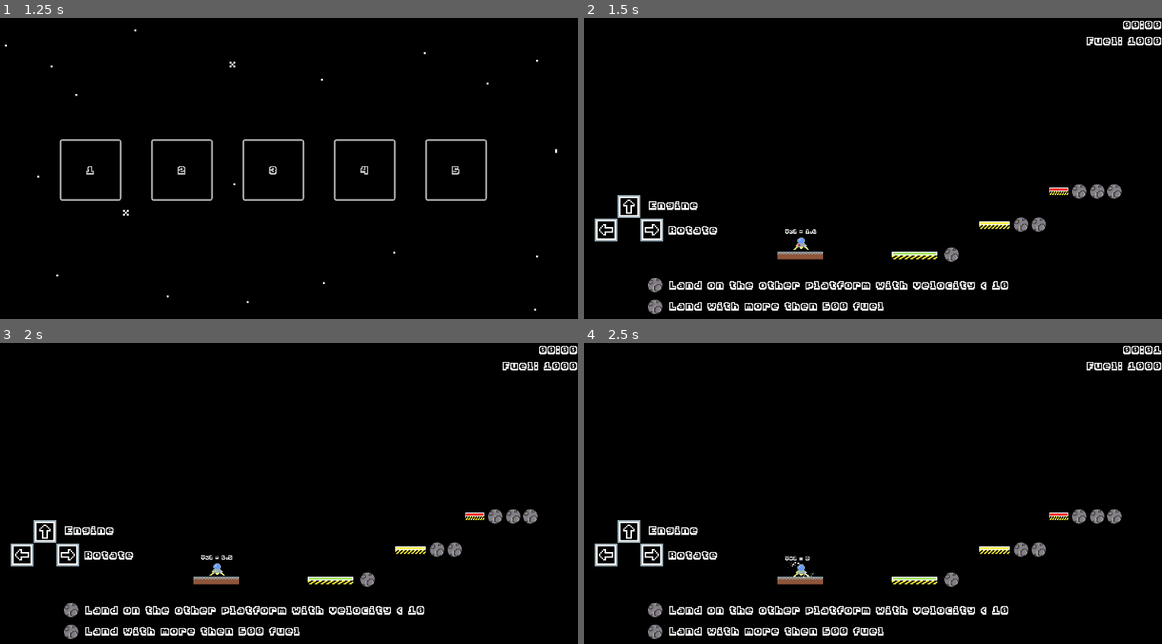
Above: before the commit, frames 1-4 (two rows, left to right).
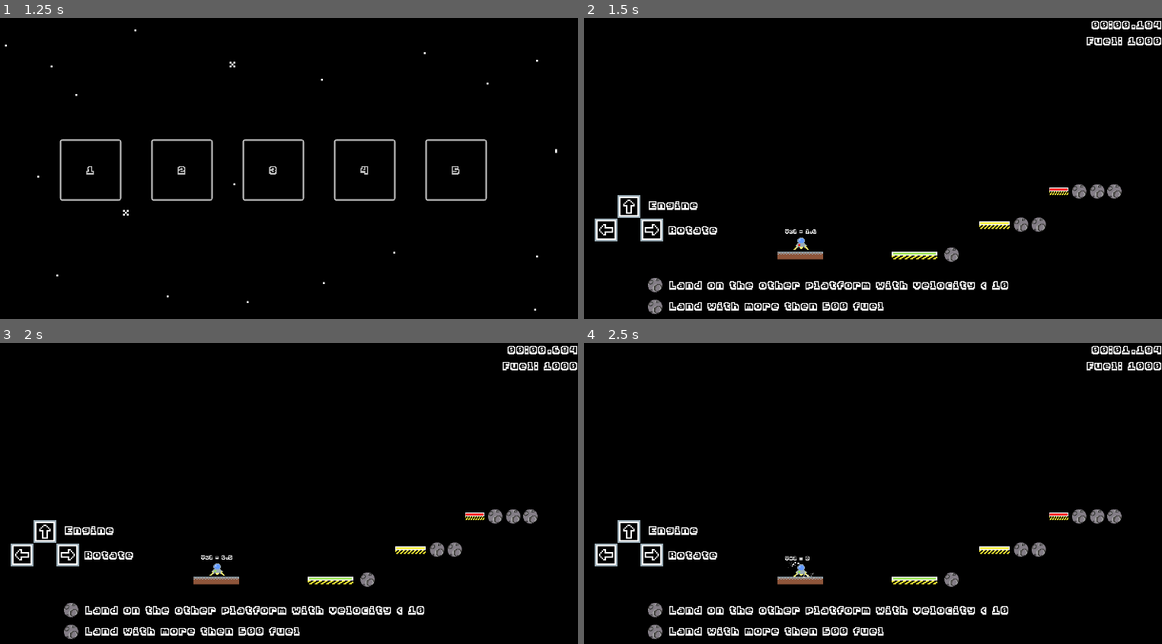
Above: after the commit, the same moments.

Repository: JestemStefan/GWJ_48_Moon_Lander
Game: Godot game, scene res://scenes/menu/MainMenu.tscn
Two runs of this game, one before a commit and one after it. Both use one fixed random seed, a clock stepped at 60 frames per second and the inputs below. Sound files missing from this copy of the repository are replaced by a short silence.
Inputs (mouse positions are in pixels of both pictures, inside the frame that each line leads up to):
- Up to frame 1 (1.25 s): click "Start" at 0.5 s
- Up to frame 2 (1.5 s): click "1" at 1.25 s
- Up to frame 3 (2 s): no input
- Up to frame 4 (2.5 s): move the mouse to (988, 478) at 2.02 s; hold Right (ui_right) from 2.03 s (still down)

Frame 1 is identical in both runs. In frame 2, 0.2% of the frame differs, in the area x 87-100%, y 1-4%; in frame 3, 0.2%; in frame 4, 0.2%.

Commit message:
Stars tooltip

Diff:
--- a/scenes/UI/WinnerScreen.tscn
+++ b/scenes/UI/WinnerScreen.tscn
@@ -1,10 +1,15 @@
-[gd_scene load_steps=6 format=2]
+[gd_scene load_steps=8 format=2]
 
 [ext_resource path="res://art/moon_empty_star.png" type="Texture" id=1]
 [ext_resource path="res://art/themes/MainTheme.tres" type="Theme" id=2]
 [ext_resource path="res://src/ui/WinnerScreen.gd" type="Script" id=3]
 [ext_resource path="res://sound/sfx/Menu1_SelectA.wav" type="AudioStream" id=4]
 [ext_resource path="res://sound/sfx/Menu1_NavA.wav" type="AudioStream" id=5]
+[ext_resource path="res://art/moon_full_star.png" type="Texture" id=6]
+
+[sub_resource type="StyleBoxFlat" id=1]
+bg_color = Color( 0.235294, 0.235294, 0.235294, 1 )
+shadow_size = 10
 
 [node name="WinnerScreen" type="Control"]
 anchor_left = 0.5
@@ -52,41 +57,41 @@
 margin_bottom = 28.0
 align = 1
 
-[node name="HBoxContainer" type="HBoxContainer" parent="Panel/CenterContainer/VBoxContainer"]
+[node name="StarContainer" type="HBoxContainer" parent="Panel/CenterContainer/VBoxContainer"]
 margin_top = 43.0
 margin_right = 366.0
 margin_bottom = 75.0
 alignment = 1
 
-[node name="Star1" type="TextureRect" parent="Panel/CenterContainer/VBoxContainer/HBoxContainer"]
+[node name="Star1" type="TextureRect" parent="Panel/CenterContainer/VBoxContainer/StarContainer"]
 margin_left = 95.0
 margin_right = 127.0
 margin_bottom = 32.0
 rect_pivot_offset = Vector2( 16, 16 )
 texture = ExtResource( 1 )
 
-[node name="Star2" type="TextureRect" parent="Panel/CenterContainer/VBoxContainer/HBoxContainer"]
+[node name="Star2" type="TextureRect" parent="Panel/CenterContainer/VBoxContainer/StarContainer"]
 margin_left = 131.0
 margin_right = 163.0
 margin_bottom = 32.0
 rect_pivot_offset = Vector2( 16, 16 )
 texture = ExtResource( 1 )
 
-[node name="Star3" type="TextureRect" parent="Panel/CenterContainer/VBoxContainer/HBoxContainer"]
+[node name="Star3" type="TextureRect" parent="Panel/CenterContainer/VBoxContainer/StarContainer"]
 margin_left = 167.0
 margin_right = 199.0
 margin_bottom = 32.0
 rect_pivot_offset = Vector2( 16, 16 )
 texture = ExtResource( 1 )
 
-[node name="Star4" type="TextureRect" parent="Panel/CenterContainer/VBoxContainer/HBoxContainer"]
+[node name="Star4" type="TextureRect" parent="Panel/CenterContainer/VBoxContainer/StarContainer"]
 margin_left = 203.0
 margin_right = 235.0
 margin_bottom = 32.0
 rect_pivot_offset = Vector2( 16, 16 )
 texture = ExtResource( 1 )
 
-[node name="Star5" type="TextureRect" parent="Panel/CenterContainer/VBoxContainer/HBoxContainer"]
+[node name="Star5" type="TextureRect" parent="Panel/CenterContainer/VBoxContainer/StarContainer"]
 margin_left = 239.0
 margin_right = 271.0
 margin_bottom = 32.0
@@ -115,6 +120,135 @@
 [node name="ClickSFX" type="AudioStreamPlayer" parent="."]
 stream = ExtResource( 4 )
 
+[node name="StarPopupPanel" type="Panel" parent="."]
+visible = false
+margin_left = 322.0
+margin_top = 101.0
+margin_right = 710.0
+margin_bottom = 101.0
+size_flags_horizontal = 3
+size_flags_vertical = 3
+custom_styles/panel = SubResource( 1 )
+
+[node name="StarPopupContainer" type="CenterContainer" parent="StarPopupPanel"]
+margin_right = 394.0
+margin_bottom = 74.0
+size_flags_horizontal = 3
+size_flags_vertical = 3
+
+[node name="VBoxContainer" type="VBoxContainer" parent="StarPopupPanel/StarPopupContainer"]
+margin_left = 197.0
+margin_top = 37.0
+margin_right = 197.0
+margin_bottom = 37.0
+
+[node name="EasyTarget" type="HBoxContainer" parent="StarPopupPanel/StarPopupContainer/VBoxContainer"]
+visible = false
+margin_right = 394.0
+margin_bottom = 32.0
+
+[node name="TextureRect" type="TextureRect" parent="StarPopupPanel/StarPopupContainer/VBoxContainer/EasyTarget"]
+margin_right = 32.0
+margin_bottom = 32.0
+texture = ExtResource( 6 )
+
+[node name="Label" type="Label" parent="StarPopupPanel/StarPopupContainer/VBoxContainer/EasyTarget"]
+margin_left = 36.0
+margin_top = 2.0
+margin_right = 394.0
+margin_bottom = 30.0
+text = "Landed on easy target "
+
+[node name="MediumTarget" type="HBoxContainer" parent="StarPopupPanel/StarPopupContainer/VBoxContainer"]
+visible = false
+margin_right = 466.0
+margin_bottom = 32.0
+
+[node name="TextureRect" type="TextureRect" parent="StarPopupPanel/StarPopupContainer/VBoxContainer/MediumTarget"]
+margin_right = 32.0
+margin_bottom = 32.0
+texture = ExtResource( 6 )
+
+[node name="TextureRect2" type="TextureRect" parent="StarPopupPanel/StarPopupContainer/VBoxContainer/MediumTarget"]
+margin_left = 36.0
+margin_right = 68.0
+margin_bottom = 32.0
+texture = ExtResource( 6 )
+
+[node name="Label" type="Label" parent="StarPopupPanel/StarPopupContainer/VBoxContainer/MediumTarget"]
+margin_left = 72.0
+margin_top = 2.0
+margin_right = 466.0
+margin_bottom = 30.0
+text = "Landed on medium target "
+
+[node name="HardTarget" type="HBoxContainer" parent="StarPopupPanel/StarPopupContainer/VBoxContainer"]
+visible = false
+margin_right = 466.0
+margin_bottom = 32.0
+
+[node name="TextureRect" type="TextureRect" parent="StarPopupPanel/StarPopupContainer/VBoxContainer/HardTarget"]
+margin_right = 32.0
+margin_bottom = 32.0
+texture = ExtResource( 6 )
+
+[node name="TextureRect3" type="TextureRect" parent="StarPopupPanel/StarPopupContainer/VBoxContainer/HardTarget"]
+margin_left = 36.0
+margin_right = 68.0
+margin_bottom = 32.0
+texture = ExtResource( 6 )
+
+[node name="TextureRect2" type="TextureRect" parent="StarPopupPanel/StarPopupContainer/VBoxContainer/HardTarget"]
+margin_left = 72.0
+margin_right = 104.0
+margin_bottom = 32.0
+texture = ExtResource( 6 )
+
+[node name="Label" type="Label" parent="StarPopupPanel/StarPopupContainer/VBoxContainer/HardTarget"]
+margin_left = 108.0
+margin_top = 2.0
+margin_right = 466.0
+margin_bottom = 30.0
+text = "Landed on hard target "
+
+[node name="Fuel" type="HBoxContainer" parent="StarPopupPanel/StarPopupContainer/VBoxContainer"]
+visible = false
+margin_top = 36.0
+margin_right = 394.0
+margin_bottom = 68.0
+
+[node name="TextureRect" type="TextureRect" parent="StarPopupPanel/StarPopupContainer/VBoxContainer/Fuel"]
+margin_right = 32.0
+margin_bottom = 32.0
+texture = ExtResource( 6 )
+
+[node name="Label" type="Label" parent="StarPopupPanel/StarPopupContainer/VBoxContainer/Fuel"]
+margin_left = 36.0
+margin_top = 2.0
+margin_right = 270.0
+margin_bottom = 30.0
+text = "Fuel >500"
+
+[node name="Velocity" type="HBoxContainer" parent="StarPopupPanel/StarPopupContainer/VBoxContainer"]
+visible = false
+margin_top = 72.0
+margin_right = 394.0
+margin_bottom = 104.0
+
+[node name="TextureRect" type="TextureRect" parent="StarPopupPanel/StarPopupContainer/VBoxContainer/Velocity"]
+margin_right = 32.0
+margin_bottom = 32.0
+texture = ExtResource( 6 )
+
+[node name="Label" type="Label" parent="StarPopupPanel/StarPopupContainer/VBoxContainer/Velocity"]
+margin_left = 36.0
+margin_top = 2.0
+margin_right = 358.0
+margin_bottom = 30.0
+text = "Landing velocity <10"
+
+[connection signal="mouse_entered" from="Panel/CenterContainer/VBoxContainer/StarContainer" to="." method="onStarContainerMouseEntered"]
+[connection signal="mouse_exited" from="Panel/CenterContainer/VBoxContainer/StarContainer" to="." method="onStarContainerMouseExited"]
 [connection signal="mouse_entered" from="Panel/CenterContainer/VBoxContainer/BackToLevelSelect" to="." method="onBackToLevelSelectMouseEntered"]
 [connection signal="pressed" from="Panel/CenterContainer/VBoxContainer/BackToLevelSelect" to="." method="onBackToLevelSelectButtonPressed"]
 [connection signal="mouse_entered" from="Panel/CenterContainer/VBoxContainer/Restart" to="." method="onRestartMouseEntered"]
--- a/src/globals/GameManager.gd
+++ b/src/globals/GameManager.gd
@@ -18,22 +18,19 @@
 
 func landing(landing_velocity: float, landing_stars: int):
 	if landing_velocity <= 10:
-		self.goodLanding(landing_stars + 1)
+		self.goodLanding(landing_stars, true)
 
 	elif landing_velocity < 25:
-		self.goodLanding(landing_stars)
+		self.goodLanding(landing_stars, false)
 
 	else:
 		self.failure_landing()
 
-func goodLanding(baseScore: int) -> void:
-	var score = baseScore
-
-	if lastFuel >= minimumFuel:
-		score += 1
+func goodLanding(landing_stars: int, velocity_low: bool) -> void:
+	var enough_fuel = lastFuel >= minimumFuel
 
 	self._create_confetti()
-	emit_signal("wonLevel", score)
+	emit_signal("wonLevel", landing_stars, velocity_low, enough_fuel, lastTime)
 
 func failure_landing():
 	self.create_explosion()
--- a/src/ui/Counter.gd
+++ b/src/ui/Counter.gd
@@ -17,13 +17,14 @@
 
 func _process(_delta: float) -> void:
 	var ticks = OS.get_ticks_msec() - _startTicks
+	GameManager.lastTime = ticks;
+
 	var secs = ticks / 1000;
 	var mins = secs / 60;
+	secs = secs % 60;
+	ticks = ticks % 1000;
 
-	GameManager.lastTime = secs;
-
-	secs = secs % 60;
-	_timeLabel.text = String(mins).pad_zeros(2) + ":" + String(secs).pad_zeros(2)
+	_timeLabel.text = String(mins).pad_zeros(2) + ":" + String(secs).pad_zeros(2) + "." + String(ticks).pad_zeros(3)
 
 func decreaseFuel() -> void:
 	if _currentFuel <= 0:
--- a/src/ui/WinnerScreen.gd
+++ b/src/ui/WinnerScreen.gd
@@ -1,11 +1,11 @@
 extends Control
 
 onready var stars := [
-	$Panel/CenterContainer/VBoxContainer/HBoxContainer/Star1,
-	$Panel/CenterContainer/VBoxContainer/HBoxContainer/Star2,
-	$Panel/CenterContainer/VBoxContainer/HBoxContainer/Star3,
-	$Panel/CenterContainer/VBoxContainer/HBoxContainer/Star4,
-	$Panel/CenterContainer/VBoxContainer/HBoxContainer/Star5,
+	$Panel/CenterContainer/VBoxContainer/StarContainer/Star1,
+	$Panel/CenterContainer/VBoxContainer/StarContainer/Star2,
+	$Panel/CenterContainer/VBoxContainer/StarContainer/Star3,
+	$Panel/CenterContainer/VBoxContainer/StarContainer/Star4,
+	$Panel/CenterContainer/VBoxContainer/StarContainer/Star5,
 ]
 
 onready var fullTexture := preload("res://art/moon_full_star.png")
@@ -13,17 +13,43 @@
 onready var failureLabel: Label = $Panel/CenterContainer/VBoxContainer/FailureLabel
 onready var timeLabel: Label = $Panel/CenterContainer/VBoxContainer/TimeLabel
 
+onready var popup: Panel = $StarPopupPanel
+onready var popupContainer: Control = $StarPopupPanel/StarPopupContainer
+onready var popupEasyTarget: HBoxContainer = $StarPopupPanel/StarPopupContainer/VBoxContainer/EasyTarget
+onready var popupMediumTarget: HBoxContainer = $StarPopupPanel/StarPopupContainer/VBoxContainer/MediumTarget
+onready var popupHardTarget: HBoxContainer = $StarPopupPanel/StarPopupContainer/VBoxContainer/HardTarget
+onready var popupFuel: HBoxContainer = $StarPopupPanel/StarPopupContainer/VBoxContainer/Fuel
+onready var popupVelocity: HBoxContainer = $StarPopupPanel/StarPopupContainer/VBoxContainer/Velocity
+
 export var minimumFuelForStar: int = 500
+
+var won := false
 
 func _ready():
 	GameManager.connect("wonLevel", self, "wonLevel")
 	GameManager.connect("failedLevel", self, "failedLevel")
 	GameManager.minimumFuel = minimumFuelForStar
+	popupFuel.get_node("Label").text = "Fuel >" + String(minimumFuelForStar)
 
-func wonLevel(score: int) -> void:
+func wonLevel(landingScore: int, velocityScore: bool, fuelScore: bool, time: int) -> void:
+	var score = landingScore + int(velocityScore) + int(fuelScore)
 	successLabel.visible = true
+	won = true
+
+	if landingScore > 2:
+		popupHardTarget.visible = true
+	elif landingScore > 1:
+		popupMediumTarget.visible = true
+	else:
+		popupEasyTarget.visible = true
+
+	popupVelocity.visible = velocityScore
+	popupFuel.visible = fuelScore
+
 	visible = true
-	updateTime(GameManager.lastTime)
+	popupContainer.emit_signal("item_rect_changed")
+
+	updateTime(time)
 	showScore(score)
 
 func showScore(score: int) -> void:
@@ -42,10 +68,11 @@
 	updateTime(GameManager.lastTime)
 	visible = true
 
-func updateTime(time: int) -> void:
-	var mins = time / 60
-	var secs = time % 60
-	timeLabel.text = String(mins).pad_zeros(2) + ":" + String(secs).pad_zeros(2)
+func updateTime(ticks: int) -> void:
+	var secs = ticks / 1000
+	var mins = secs / 60
+	secs = secs % 60
+	timeLabel.text = String(mins).pad_zeros(2) + ":" + String(secs).pad_zeros(2) + "." + String(ticks % 1000).pad_zeros(3)
 
 func onRestartButtonPressed():
 	$ClickSFX.play()
@@ -61,3 +88,12 @@
 
 func onBackToLevelSelectMouseEntered():
 	$HoverSFX.play()
+
+func onStarContainerMouseEntered():
+	if won:
+		popupContainer.emit_signal("item_rect_changed")
+		popup.rect_size = popupContainer.rect_size
+		popup.visible = true
+
+func onStarContainerMouseExited():
+	popup.visible = false
